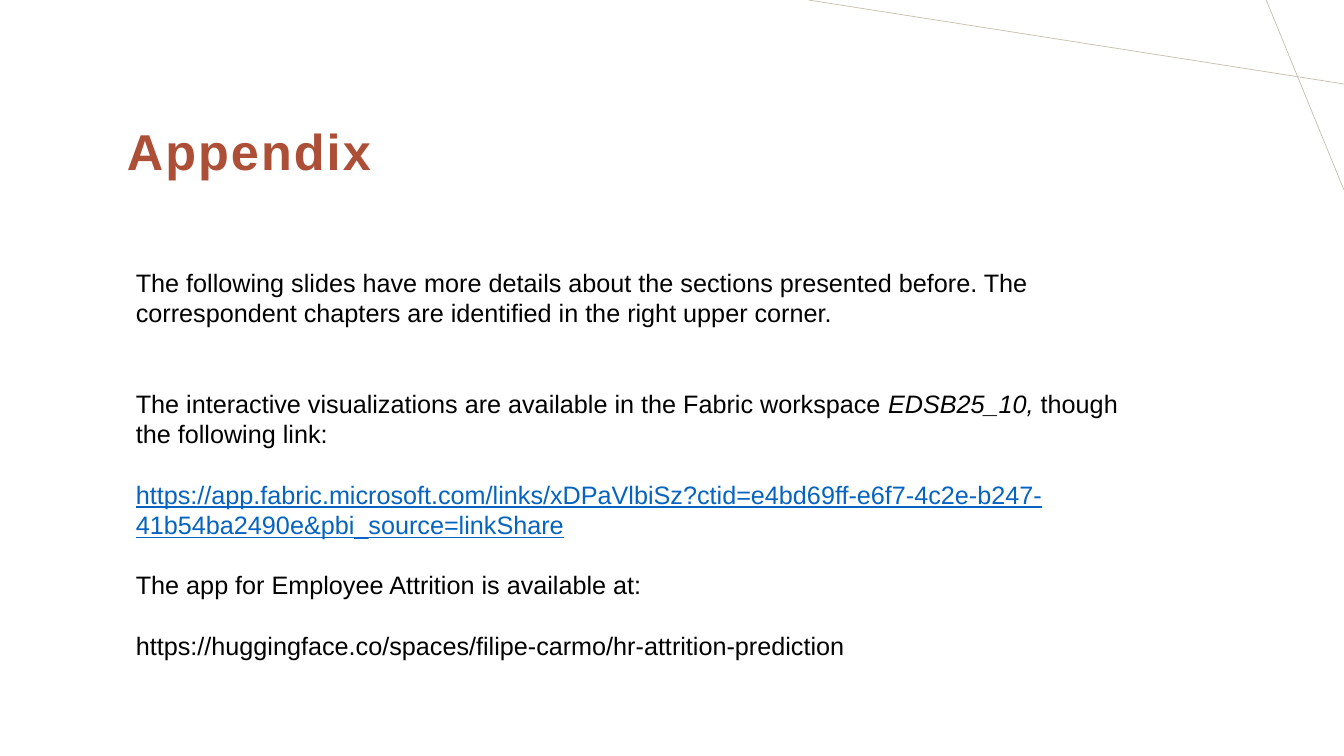
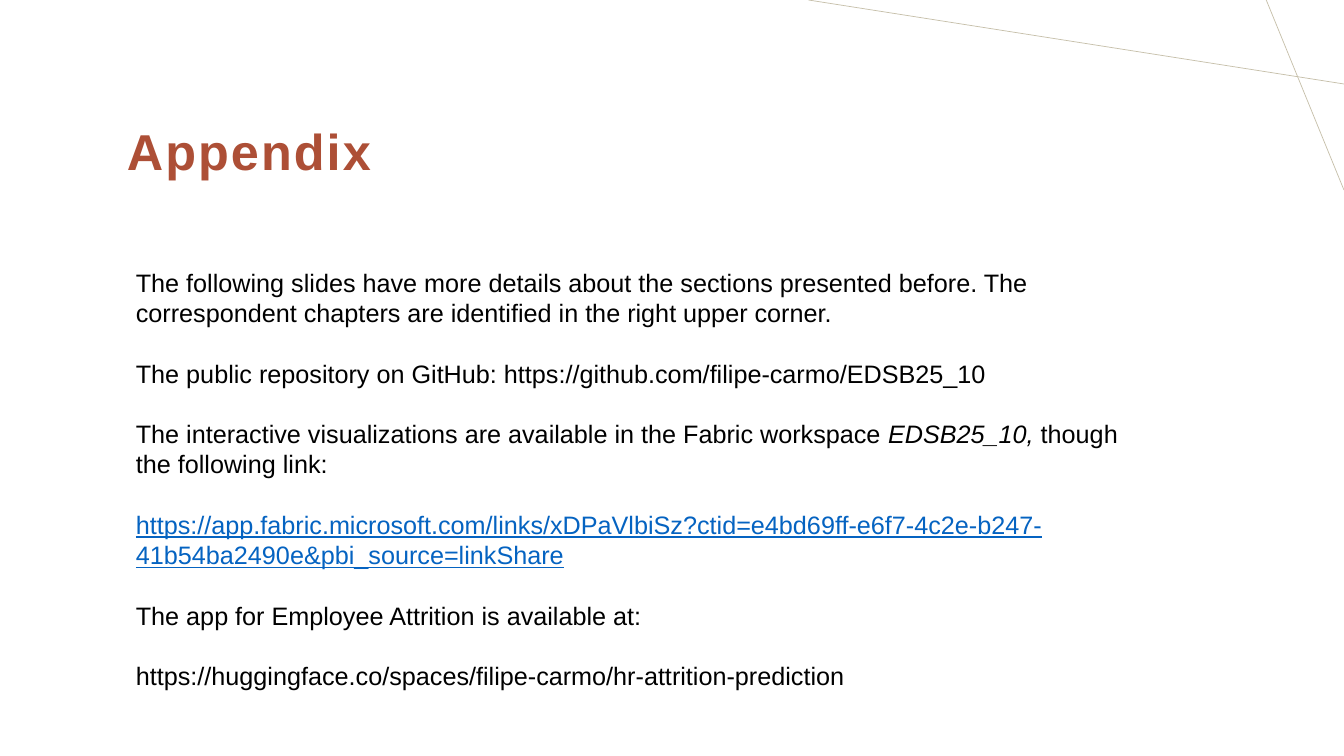
Before and after one commit to filipe-carmo/EDSB25_10, a slide deck: slide 18 of reports/EDSB25_10_EmployeeAttrition.pptx (slide 19 before the commit). Drawn at 1344x756 pixels with LibreOffice and Linux fonts; fonts in the diff are those of the drawing. Boxes give left, top, right and bottom in pixels: in the first picture for what was removed or moved away, otherwise in the second. Text is boxed around its words. In the diff, an @@ line names an element or a change of style, - is before the commit and + after.

```diff
--- a/reports/EDSB25_10_EmployeeAttrition.pptx
+++ b/reports/EDSB25_10_EmployeeAttrition.pptx
@@ text at [136, 364, 986, 388]: paragraph added @@
+The public repository on GitHub: https://github.com/filipe-carmo/EDSB25_10
```
Also in this commit, not shown: 4 other slides changed.
